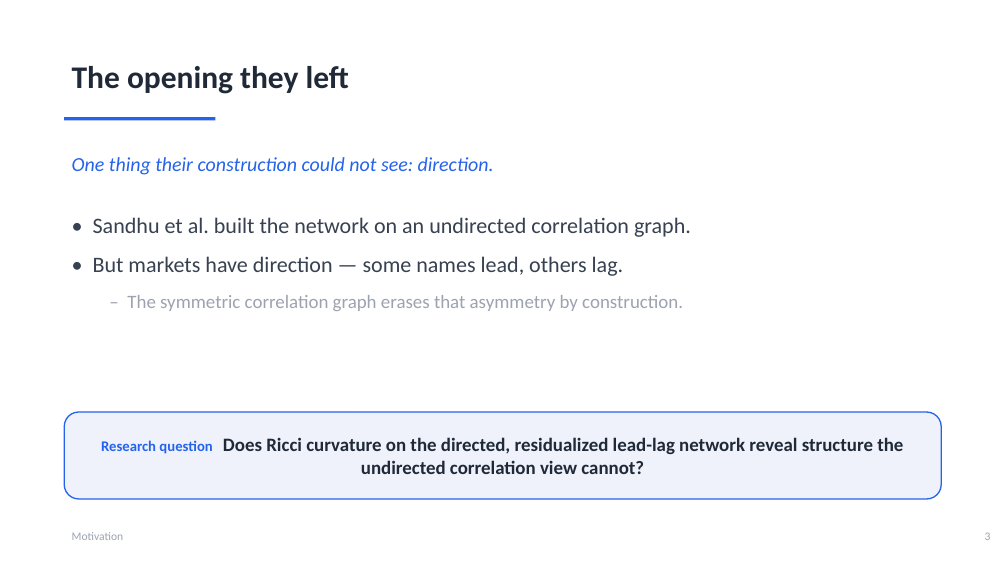
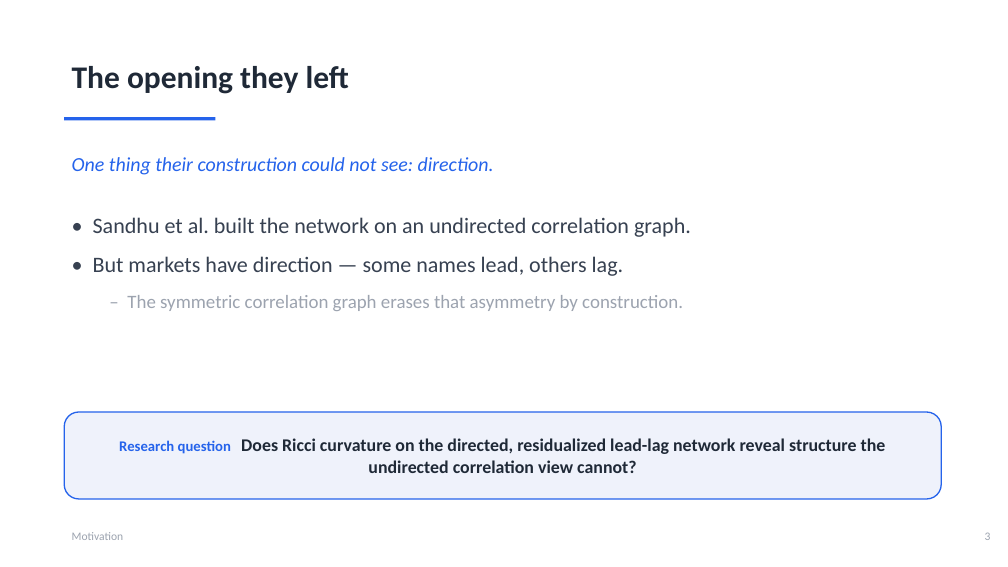
Before and after one commit to ivan-sit/Curvature-Lead-Lag-Model, a slide deck: slide 4 of slides/Ricci_Curvature_LeadLag.pptx. Drawn at 1008x567 pixels with LibreOffice and Linux fonts; fonts in the diff are those of the drawing. Boxes give left, top, right and bottom in pixels: in the first picture for what was removed or moved away, otherwise in the second. Text is boxed around its words. In the diff, an @@ line names an element or a change of style, - is before the commit and + after.

```diff
--- a/slides/Ricci_Curvature_LeadLag.pptx
+++ b/slides/Ricci_Curvature_LeadLag.pptx
@@ rounded rectangle "Research question Does Ricci curvature ..." at <box>64,412,941,499</box>: size 18 to 17 pt in "Does Ricci curvature on the directed, residualized ..." @@
```
Also in this commit, not shown: 1 other slide changed, 2 other files.
